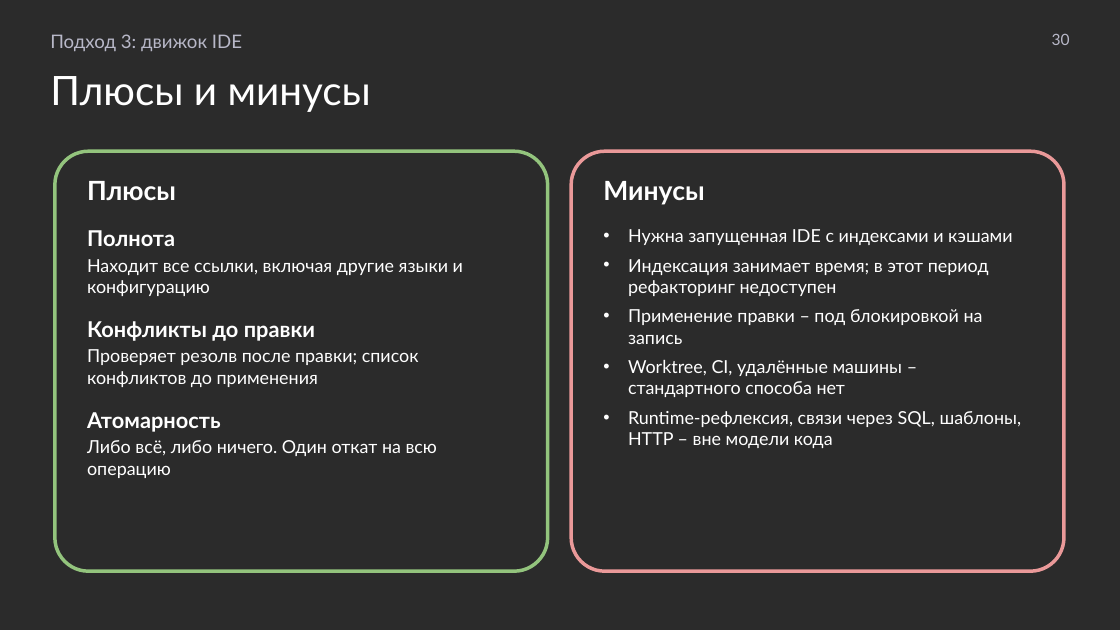
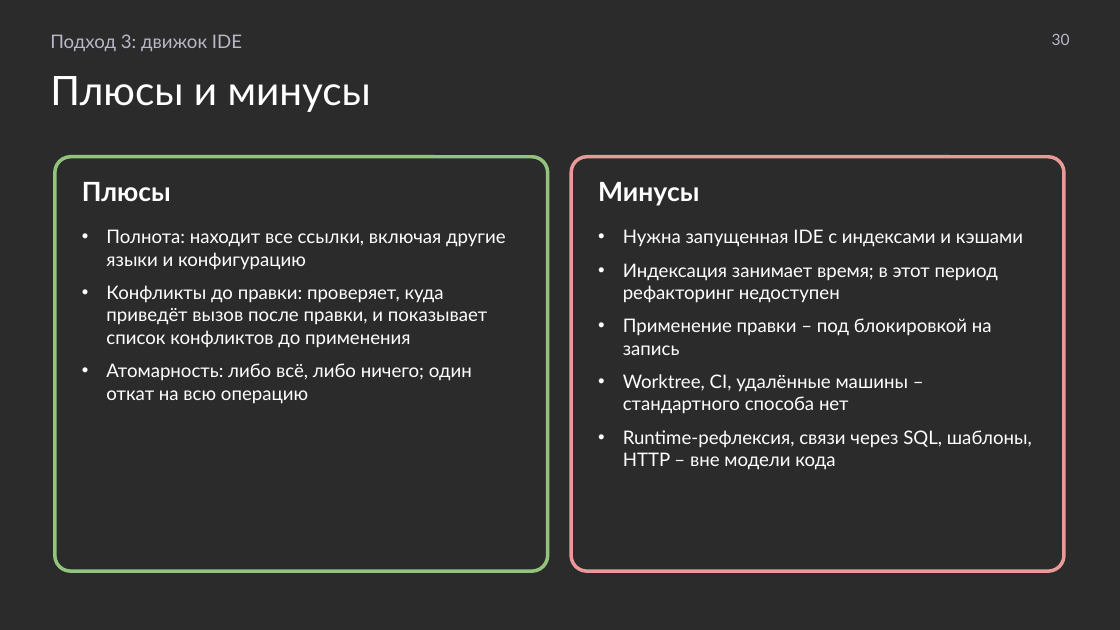
Before and after one commit to MchKosticyn/ide-refactoring-in-ai-agents, a slide deck: slide 30 of Доклад_ Рефакторинг в ИИ-агентах.pptx. Drawn at 1120x630 pixels with LibreOffice and Linux fonts; fonts in the diff are those of the drawing; background and template pictures are left out; a plain dark background stands for a picture behind light text. Boxes give left, top, right and bottom in pixels: in the first picture for what was removed or moved away, otherwise in the second. Text is boxed around its words. In the diff, an @@ line names an element or a change of style, - is before the commit and + after.

Commit message:
Uniform corner radius for cards and pictures; bias slides: full-width screenshots, captions trimmed; Veai slide moved before engine demo; LSP/engine pros-cons as lists; wording fixes; MCP IDEA facts

```diff
--- a/Доклад_ Рефакторинг в ИИ-агентах.pptx
+++ b/Доклад_ Рефакторинг в ИИ-агентах.pptx
@@ rounded rectangle "Плюсы" at bbox=[55, 157, 548, 571]: proportions changed @@
@@ rounded rectangle "Плюсы": place and size @@
-rounded rectangle "Плюсы" at bbox=[55, 151, 548, 571]
+rounded rectangle "Плюсы" at bbox=[55, 157, 548, 571]
@@ rounded rectangle "Минусы": place and size @@
-rounded rectangle "Минусы" at bbox=[571, 151, 1064, 571]
+rounded rectangle "Минусы" at bbox=[571, 157, 1064, 571]
@@ rounded rectangle "Минусы" at bbox=[571, 157, 1064, 571]: proportions changed @@
@@ text in rounded rectangle at bbox=[106, 229, 506, 404]: text changed; size 11.5 to 12 pt @@
-Полнота
-Находит все ссылки, включая другие языки и конфигурацию
-Конфликты до правки
-Проверяет резолв после правки; список конфликтов до применения
-Атомарность
-Либо всё, либо ничего. Один откат на всю операцию
+• Полнота: находит все ссылки, включая другие языки и конфигурацию
+• Конфликты до правки: проверяет, куда приведёт вызов после правки, и показывает список конфликтов до применения
+• Атомарность: либо всё, либо ничего; один откат на всю операцию
@@ text in rounded rectangle at bbox=[623, 229, 1032, 470]: size 11.5 to 12 pt; more space between paragraphs @@
```
Also in this commit, not shown: 32 other slides changed, 6 other files.
